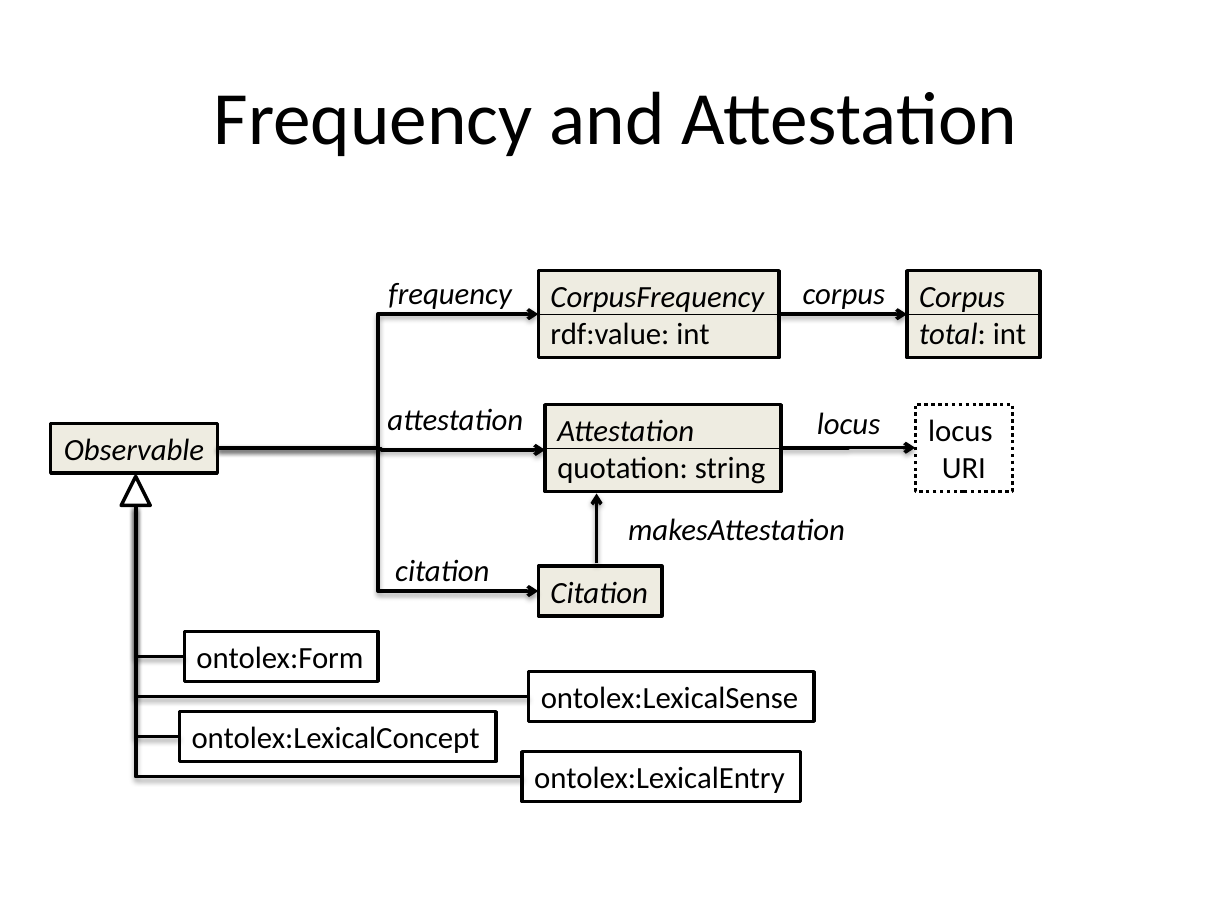
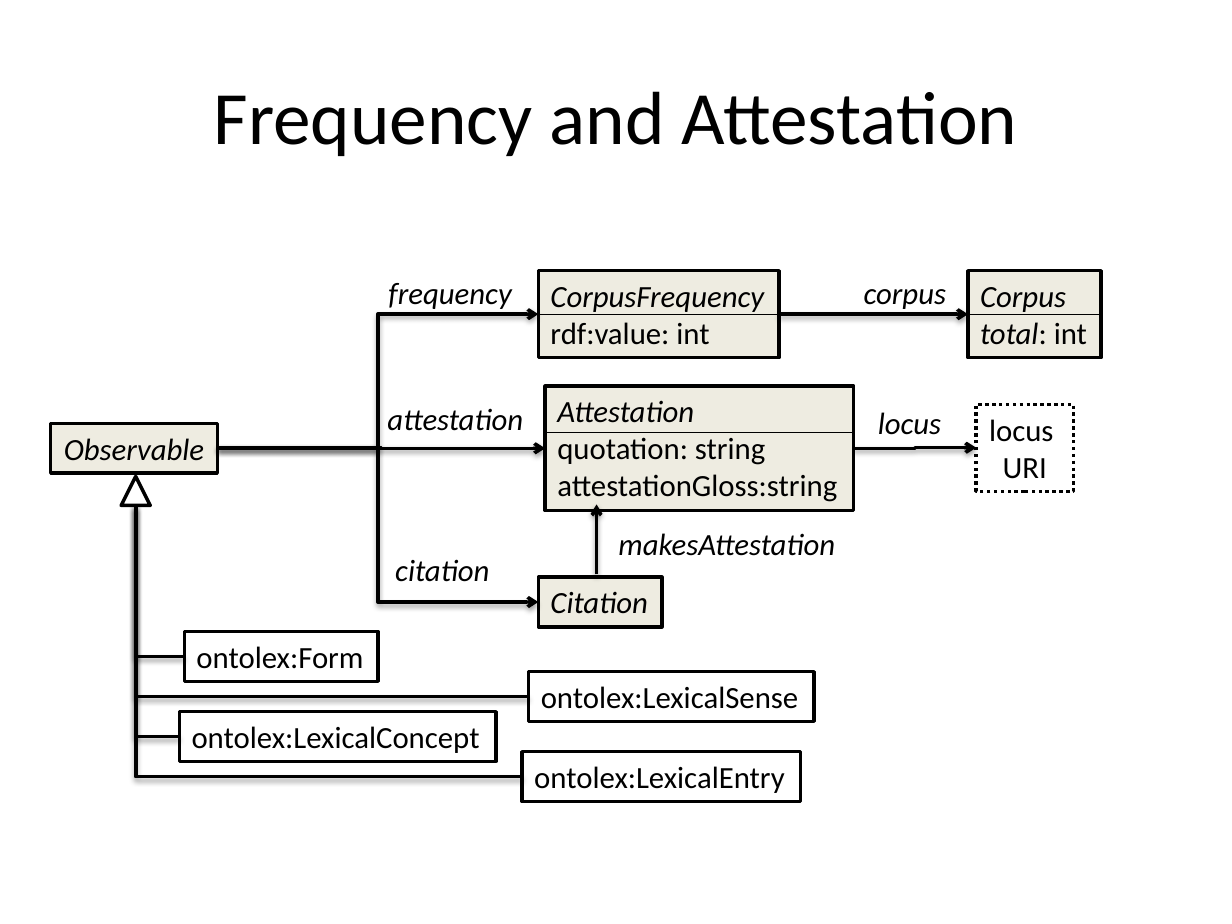
Before and after one commit to ontolex/frequency-attestation-corpus-information, a slide deck: slide 8 of img/source.pptx. Drawn at 1232x924 pixels with LibreOffice and Linux fonts; fonts in the diff are those of the drawing. Boxes give left, top, right and bottom in pixels: in the first picture for what was removed or moved away, otherwise in the second. Text is boxed around its words. In the diff, an @@ line names an element or a change of style, - is before the commit and + after.

Commit message:
added attestationGloss (tbc whether redundant with quotation)

```diff
--- a/img/source.pptx
+++ b/img/source.pptx
@@ arrow moved from (779, 314) - (907, 314) to (779, 314) - (968, 314) @@
@@ 2 texts, 2 rectangles, 1 line: place and size @@
-2 texts, 2 rectangles, 1 line at box(803, 271, 1040, 492)
+2 texts, 2 rectangles, 1 line at box(864, 271, 1101, 492)
@@ rectangle "Attestation": place and size @@
-rectangle "Attestation" at box(546, 404, 781, 492)
+rectangle "Attestation" at box(546, 386, 855, 510)
@@ elbow arrow (217, 448) - (546, 448): route changed @@
@@ elbow arrow moved from (217, 448) - (538, 591) to (217, 448) - (538, 602) @@
@@ line moved from (546, 448) - (781, 448) to (546, 432) - (854, 432) @@
@@ elbow arrow moved from (781, 448) - (915, 447) to (854, 448) - (976, 447) @@
@@ text in rectangle at box(557, 474, 837, 505): paragraph added @@
+attestationGloss:string
@@ elbow arrow moved from (596, 563) - (596, 494) to (596, 574) - (596, 505) @@
@@ text "makesAttestation": place and size @@
-text "makesAttestation" at box(628, 518, 845, 541)
+text "makesAttestation" at box(618, 533, 835, 556)
@@ rectangle "Citation": place and size @@
-rectangle "Citation" at box(538, 567, 662, 616)
+rectangle "Citation" at box(538, 577, 662, 626)
```
Also in this commit, not shown: 2 other slides changed.
